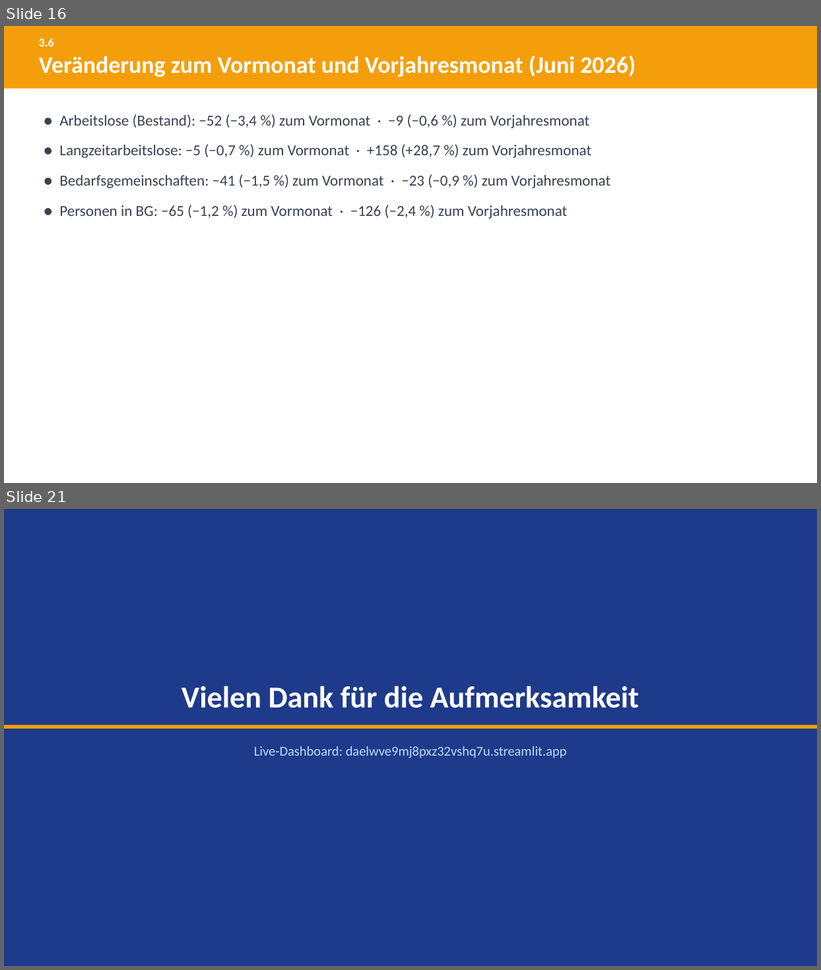
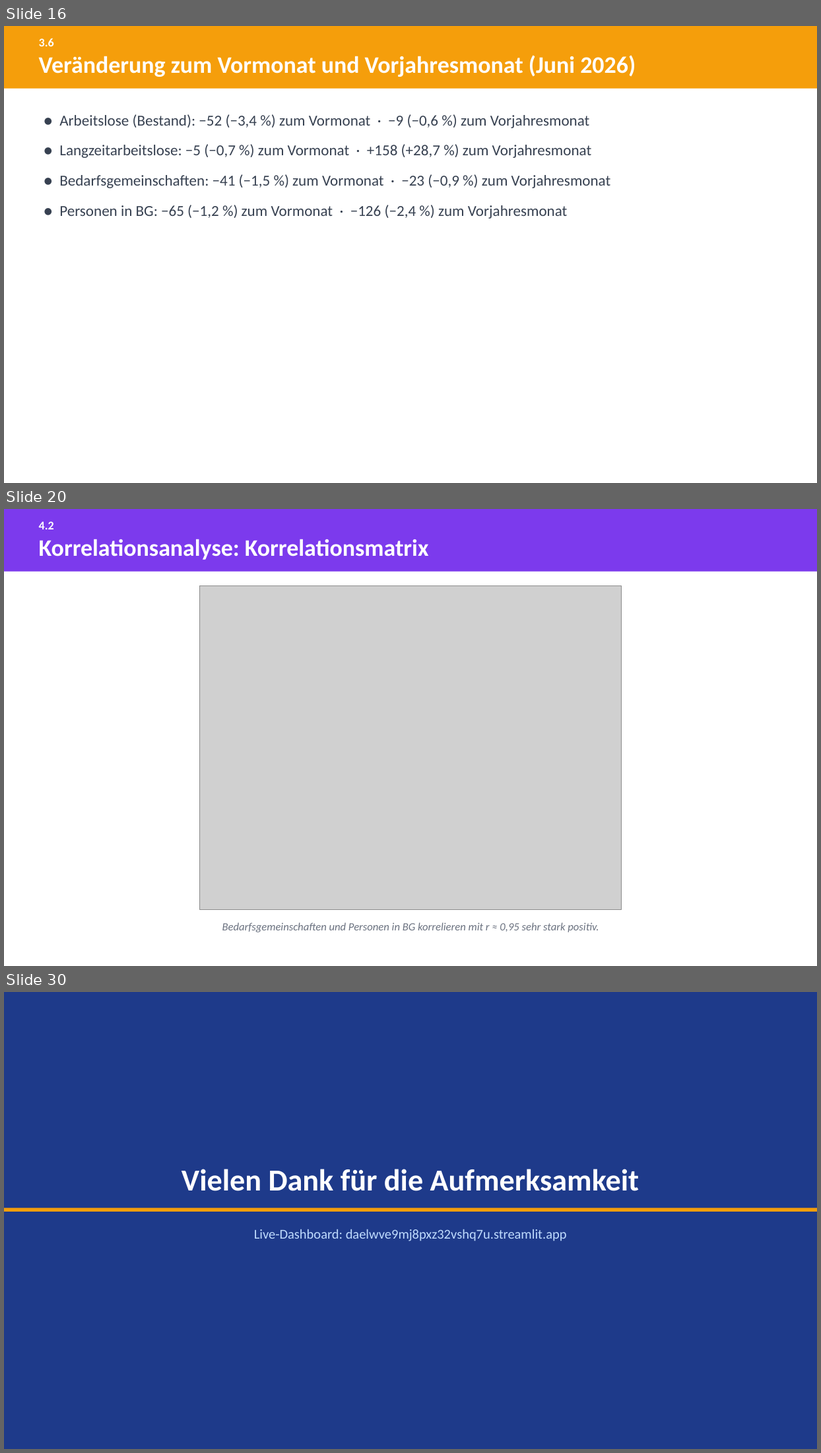
Before and after one commit to eufunk/arbeitsmarkt-regensburg, a slide deck: Dok/Projektpraesentation.pptx. Shown one above the other, each under a label of ours: slides 16 and 21 before the commit, slides 16, 20 and 30 after it; the slides between them are not shown. The pictures are 821x970 and 821x1453 pixels, drawn with LibreOffice and Linux fonts; fonts in the diff are those of the drawing; grey boxes stand for pictures. Boxes give left, top, right and bottom in pixels: in the first picture for what was removed or moved away, otherwise in the second. Text is boxed around its words. In the diff, an @@ line names an element or a change of style, - is before the commit and + after.

```diff
--- a/Dok/Projektpraesentation.pptx
+++ b/Dok/Projektpraesentation.pptx
@@ slide 20 added at (x1=4, y1=509, x2=817, y2=966), background #FFFFFF @@
@@ rectangle added at (x1=4, y1=509, x2=817, y2=571), fill #7C3AED @@
@@ text added at (x1=39, y1=522, x2=54, y2=529), 14 pt, text #FFFFFF, bold @@
+4.2
@@ text added at (x1=39, y1=539, x2=429, y2=560), 28 pt, text #FFFFFF, bold @@
+Korrelationsanalyse: Korrelationsmatrix
@@ picture added at (x1=199, y1=586, x2=621, y2=910) @@
@@ text added at (x1=222, y1=923, x2=599, y2=933), 13 pt, text #6B7280, italic @@
+Bedarfsgemeinschaften und Personen in BG korrelieren mit r ≈ 0,95 sehr stark positiv.
@@ what was slide 21 is now slide 30 @@
```
Also in this commit, not shown: 11 slides changed, 8 other slides added, 21 other files.
